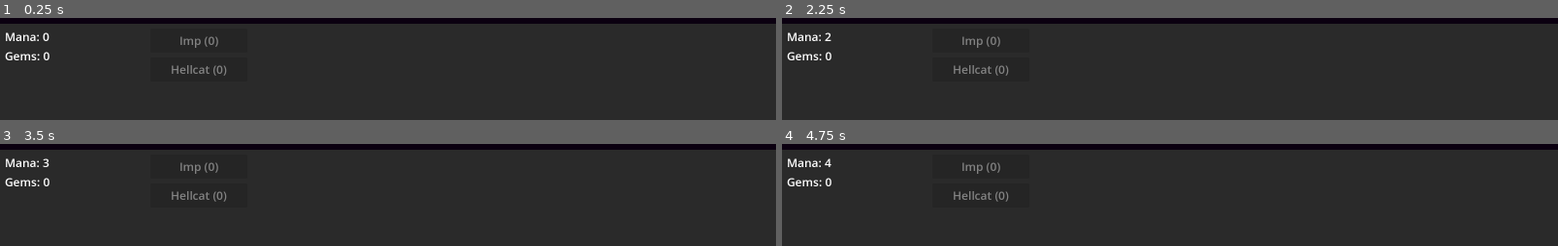
Above: before the commit, frames 1-4 (two rows, left to right).
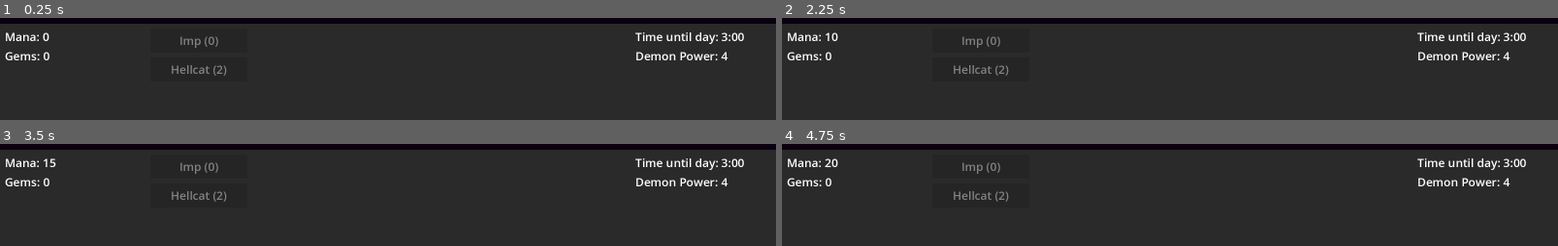
Above: after the commit, the same moments.

Repository: brikr/ludum-dare-55
Game: Godot game, scene res://Scenes/Main/main.tscn
Same seed, same stepped clock (60 frames per second), same inputs: the game is played once before the commit and once after it.
Inputs:
- Up to frame 1 (0.25 s): no input
- Up to frame 2 (2.25 s): tap Enter at 0.5, 2 s; tap Space at 1.25 s
- Up to frame 3 (3.5 s): tap Space at 2.75 s
- Up to frame 4 (4.75 s): tap Enter at 3.5 s; tap Space at 4.25 s

The runs differ from the first frame. In frame 1, 1.1% of the frame differs, in the area x 27-96%, y 14-55%; in frame 2, 1.2%; in frame 3, 1.2%; in frame 4, 1.2%, in the area x 5-96%, y 14-55%.

Commit message:
more basic ui + cost/resources

Diff:
--- /dev/null
+++ b/Scenes/Constants/constants.gd
@@ -0,0 +1,25 @@
+extends Object
+
+
+# Cost of each summon. Also source of truth for every available summon
+const SUMMON_COSTS := {
+  "imp": {
+    "mana": 50
+  },
+  "hellcat": {
+    "mana": 50,
+    "gems": 20
+  }
+}
+
+# Base resources generated by each summon per tick
+const BASE_GEN := {
+  "imp": {
+    "gems": 1
+  }
+}
+
+# Base demon power provided by entities
+const BASE_DEMON_POWER := {
+  "hellcat": 2
+}
--- /dev/null
+++ b/Scenes/Constants/constants.tscn
@@ -0,0 +1,6 @@
+[gd_scene load_steps=2 format=3 uid="uid://dde4y4ok5sg8q"]
+
+[ext_resource type="Script" path="res://Scenes/Constants/constants.gd" id="1_3n4js"]
+
+[node name="Constants" type="Node"]
+script = ExtResource("1_3n4js")
--- a/Scenes/GameState/game_state.gd
+++ b/Scenes/GameState/game_state.gd
@@ -2,22 +2,16 @@
 
 # Keeps track of game state. This node is autoloaded so every seen can peep it
 
-const SUMMONS = ["imp", "hellcat"]
 
-const SUMMON_COSTS := {
-  "imp": {
-    "mana": 20
-  },
-  "hellcat": {
-    "mana": 20,
-    "gems": 10
-  }
+# Current resource/entity counts
+var arsenal := {
+  "mana": 0,
+  "gems": 0,
+
+  # DEBUG
+  "hellcat": 2
 }
 
-var resources := {
-  "mana": 0,
-  "gems": 0
-}
 
 # Called when the node enters the scene tree for the first time.
 func _ready():
@@ -28,38 +22,59 @@
 func _process(delta):
   pass
 
-func get_count(entity: String) -> int:
-  # TODO: can i jus || here?
-  if resources.has(entity):
-    return resources[entity]
-  else:
-    return 0
 
 func tick():
-  # Mana
-  resources["mana"] += 1
+  # Base mana
+  arsenal["mana"] += 5
 
-func can_afford(entity: String) -> bool:
-  if !SUMMON_COSTS.has(entity):
-    return true
+  # Resources from entities
+  for entity in arsenal:
+    # If this entity generates resources
+    if Constants.BASE_GEN.has(entity):
+      # Add each resource it generates per tick * the count we have
+      for resource in Constants.BASE_GEN[entity]:
+        arsenal[resource] += Constants.BASE_GEN[entity][resource] * arsenal[entity]
 
-  for requirement in SUMMON_COSTS[entity]:
-    if !resources.has(requirement) || resources[requirement] < SUMMON_COSTS[entity][requirement]:
-      return false
-
-  return true
 
 func summon(entity: String):
-  if !resources.has(entity):
-    resources[entity] = 0
+  if !arsenal.has(entity):
+    arsenal[entity] = 0
 
   if !can_afford(entity):
     return
 
   # Pay for entity
-  for requirement in SUMMON_COSTS[entity]:
-    resources[requirement] -= SUMMON_COSTS[entity][requirement]
+  for requirement in Constants.SUMMON_COSTS[entity]:
+    arsenal[requirement] -= Constants.SUMMON_COSTS[entity][requirement]
 
   # Give the new lad
-  resources[entity] += 1
-  print(resources)
+  arsenal[entity] += 1
+  print(arsenal)
+
+
+func get_count(entity: String) -> int:
+  if arsenal.has(entity):
+    return arsenal[entity]
+  else:
+    return 0
+
+
+func can_afford(entity: String) -> bool:
+  if !Constants.SUMMON_COSTS.has(entity):
+    return true
+
+  for requirement in Constants.SUMMON_COSTS[entity]:
+    if !arsenal.has(requirement) || arsenal[requirement] < Constants.SUMMON_COSTS[entity][requirement]:
+      return false
+
+  return true
+
+
+func get_demon_power() -> int:
+  var demon_power := 0
+
+  for entity in arsenal:
+    if Constants.BASE_DEMON_POWER.has(entity):
+      demon_power += Constants.BASE_DEMON_POWER[entity] * arsenal[entity]
+
+  return demon_power
--- a/Scenes/UI/ui.gd
+++ b/Scenes/UI/ui.gd
@@ -12,20 +12,21 @@
 
 # Called every frame. 'delta' is the elapsed time since the previous frame.
 func _process(delta):
-  update_resource_counts()
+  update_labels()
   update_button_texts()
   update_affordable_summons()
 
-func update_resource_counts():
+func update_labels():
   $Resources/Mana.text = format_resource("mana")
   $Resources/Gems.text = format_resource("gems")
+  $Info/DemonPower.text = RESOURCE_STRING % ["Demon Power", GameState.get_demon_power()]
 
 func update_button_texts():
-  for summon in GameState.SUMMONS:
+  for summon in Constants.SUMMON_COSTS:
     get_node("SummonButtons/%s" % summon.capitalize()).text = format_summon(summon)
 
 func update_affordable_summons():
-  for summon in GameState.SUMMONS:
+  for summon in Constants.SUMMON_COSTS:
     var affordable := GameState.can_afford(summon)
     get_node("SummonButtons/%s" % summon.capitalize()).set_disabled(!affordable)
 
--- a/Scenes/UI/ui.tscn
+++ b/Scenes/UI/ui.tscn
@@ -45,5 +45,22 @@
 offset_bottom = 120.0
 text = "Hellcat"
 
+[node name="Info" type="Node2D" parent="."]
+position = Vector2(1300, 700)
+
+[node name="NightTimer" type="Label" parent="Info"]
+offset_left = 10.0
+offset_top = 10.0
+offset_right = 102.0
+offset_bottom = 44.0
+text = "Time until day: 3:00"
+
+[node name="DemonPower" type="Label" parent="Info"]
+offset_left = 10.0
+offset_top = 50.0
+offset_right = 237.0
+offset_bottom = 84.0
+text = "Demon Power: 0"
+
 [connection signal="pressed" from="SummonButtons/Imp" to="." method="_on_summon_pressed" binds= ["imp"]]
 [connection signal="pressed" from="SummonButtons/Hellcat" to="." method="_on_summon_pressed" binds= ["hellcat"]]
--- a/project.godot
+++ b/project.godot
@@ -17,6 +17,7 @@
 
 [autoload]
 
+Constants="*res://Scenes/Constants/constants.tscn"
 GameState="*res://Scenes/GameState/game_state.tscn"
 
 [display]
